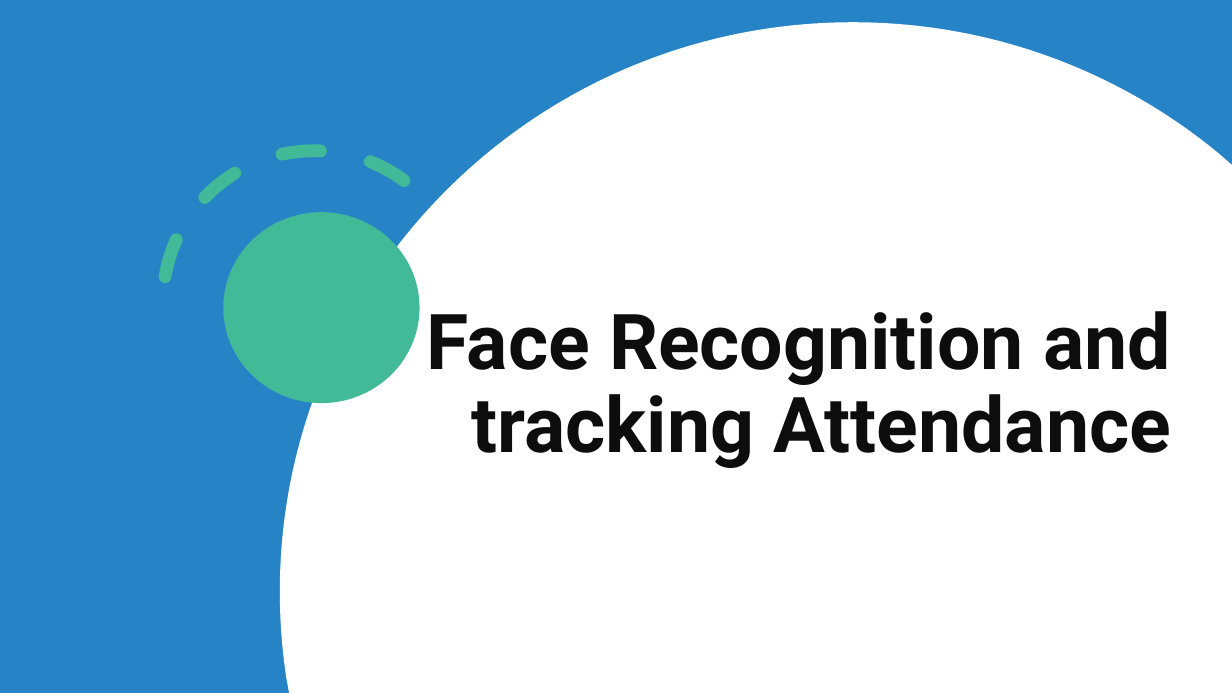
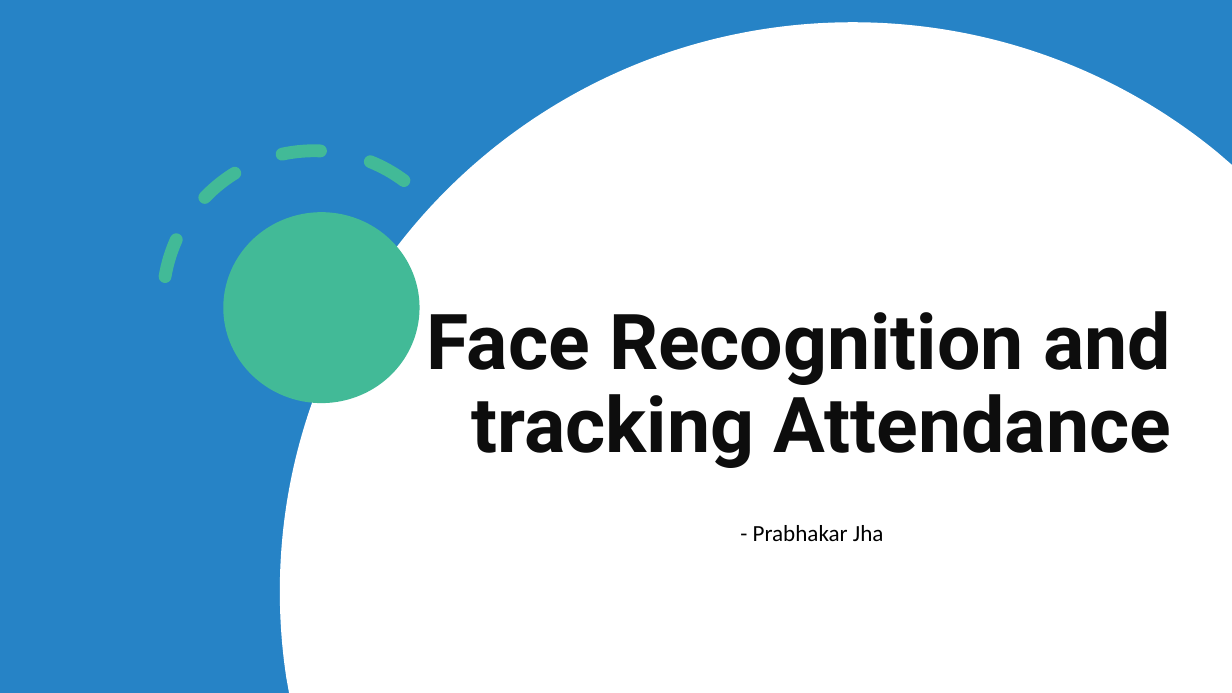
Before and after one commit to prabhakar2001/Face-Recognition, a slide deck: slide 1 of Face Recognition Project Demo.pptx. Drawn at 1232x693 pixels with LibreOffice and Linux fonts; fonts in the diff are those of the drawing. Boxes give left, top, right and bottom in pixels: in the first picture for what was removed or moved away, otherwise in the second. Text is boxed around its words. In the diff, an @@ line names an element or a change of style, - is before the commit and + after.

Commit message:
Face Recognition Demo Documentation added

```diff
--- a/Face Recognition Project Demo.pptx
+++ b/Face Recognition Project Demo.pptx
@@ text added at (753,525,884,541), 18 pt, text #000000 @@
+- Prabhakar Jha
```
Also in this commit, not shown: 2 other files.
